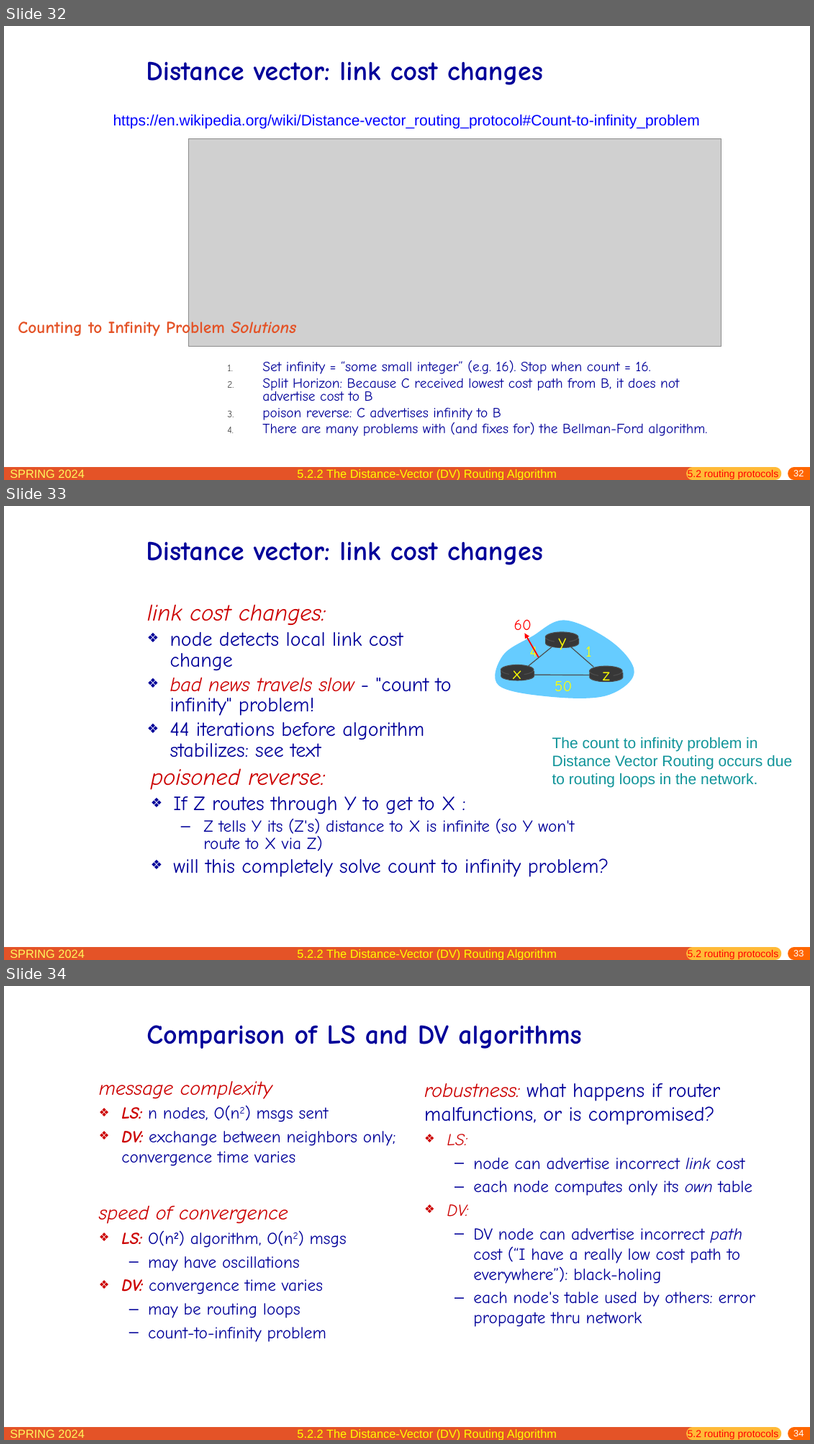
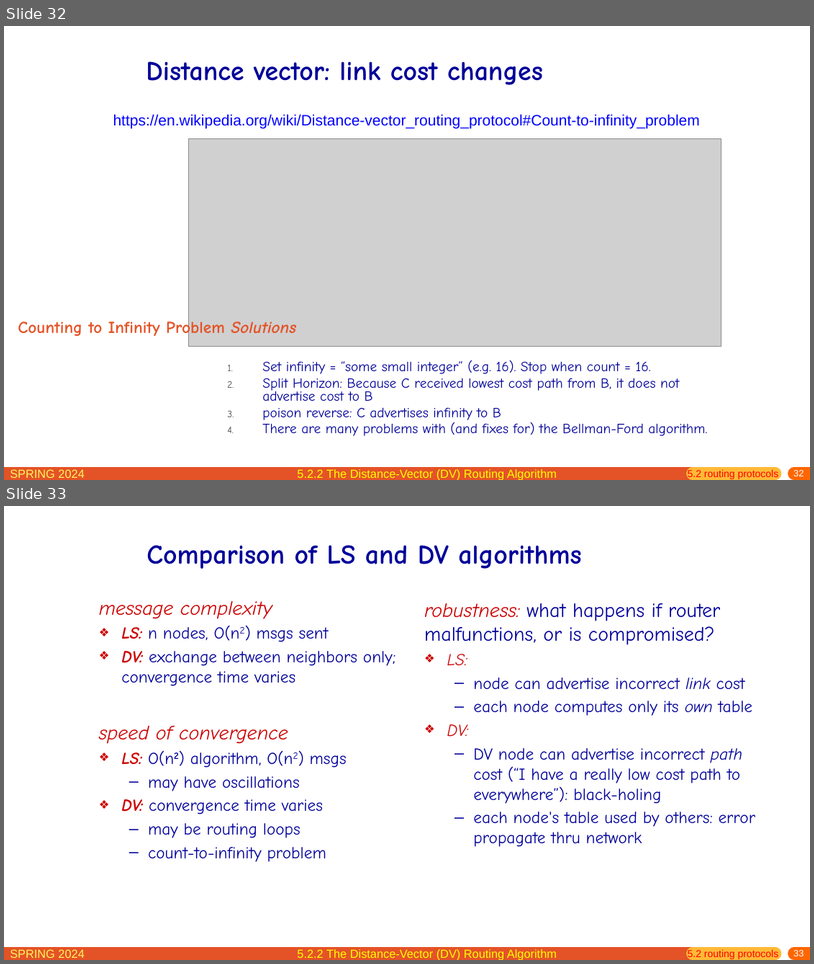
Before and after one commit to network-whu/slides, a slide deck: pptx/chapter5.pptx. Shown one above the other, each under a label of ours: slides 32, 33 and 34 before the commit, slides 32 and 33 after it. The pictures are 814x1444 and 814x964 pixels, drawn with LibreOffice and Linux fonts; fonts in the diff are those of the drawing; grey boxes stand for pictures. Boxes give left, top, right and bottom in pixels: in the first picture for what was removed or moved away, otherwise in the second. Text is boxed around its words. In the diff, an @@ line names an element or a change of style, - is before the commit and + after.

```diff
--- a/pptx/chapter5.pptx
+++ b/pptx/chapter5.pptx
@@ slide 33 removed at box(4, 506, 810, 960), background #FFFFFF; not listed: 5 template elements that a slide beside it also shows @@
@@ title removed at box(146, 541, 543, 565) @@
-Distance vector: link cost changes
@@ text removed at box(147, 604, 452, 757) @@
-link cost changes:
-❖ node detects local link cost change
-❖ bad news travels slow - "count to infinity" problem!
-❖ 44 iterations before algorithm stabilizes: see text
@@ group removed at box(491, 619, 635, 700): 7 texts, 6 ellipses, 6 lines, 6 rectangles, 4 freeform shapes, 1 arrow @@
-x
-z
-1
-4
-50
-y
-60
@@ text removed at box(553, 736, 792, 788) @@
-The count to infinity problem in Distance Vector Routing occurs due to routing loops in the network.
@@ text removed at box(151, 768, 610, 877) @@
-poisoned reverse:
-❖ If Z routes through Y to get to X :
-  – Z tells Y its (Z's) distance to X is infinite (so Y won't route to X via Z)
-❖ will this completely solve count to infinity problem?
@@ text removed at box(297, 949, 557, 960) @@
-5.2.2 The Distance-Vector (DV) Routing Algorithm
@@ text removed at box(688, 950, 779, 960) @@
-5.2 routing protocols
@@ what was slide 34 is now slide 33 @@
@@ page number at box(794, 950, 804, 956): text changed @@
-34
+33
```
Also in this commit, not shown: 9 slides changed.
